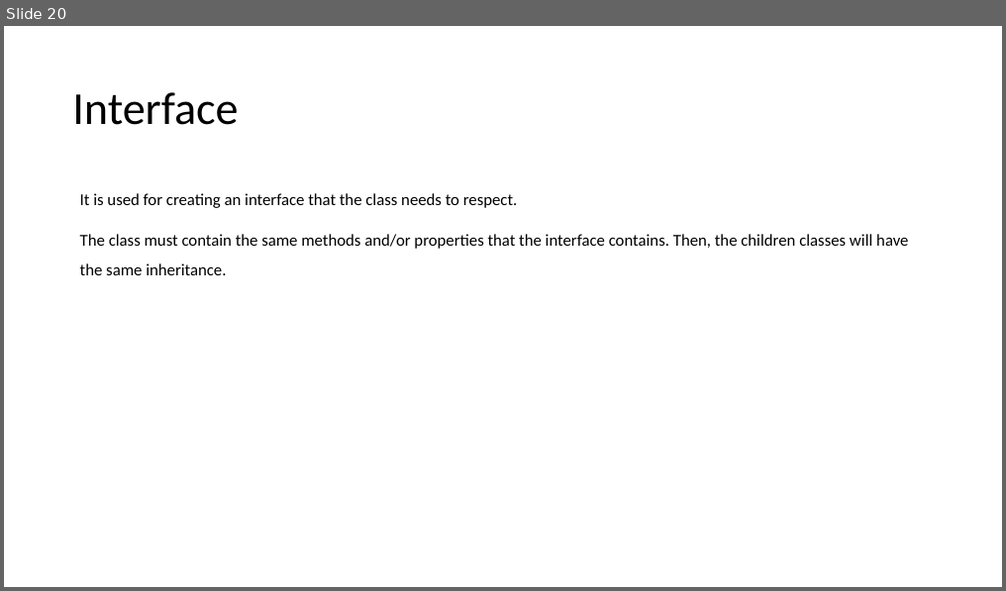
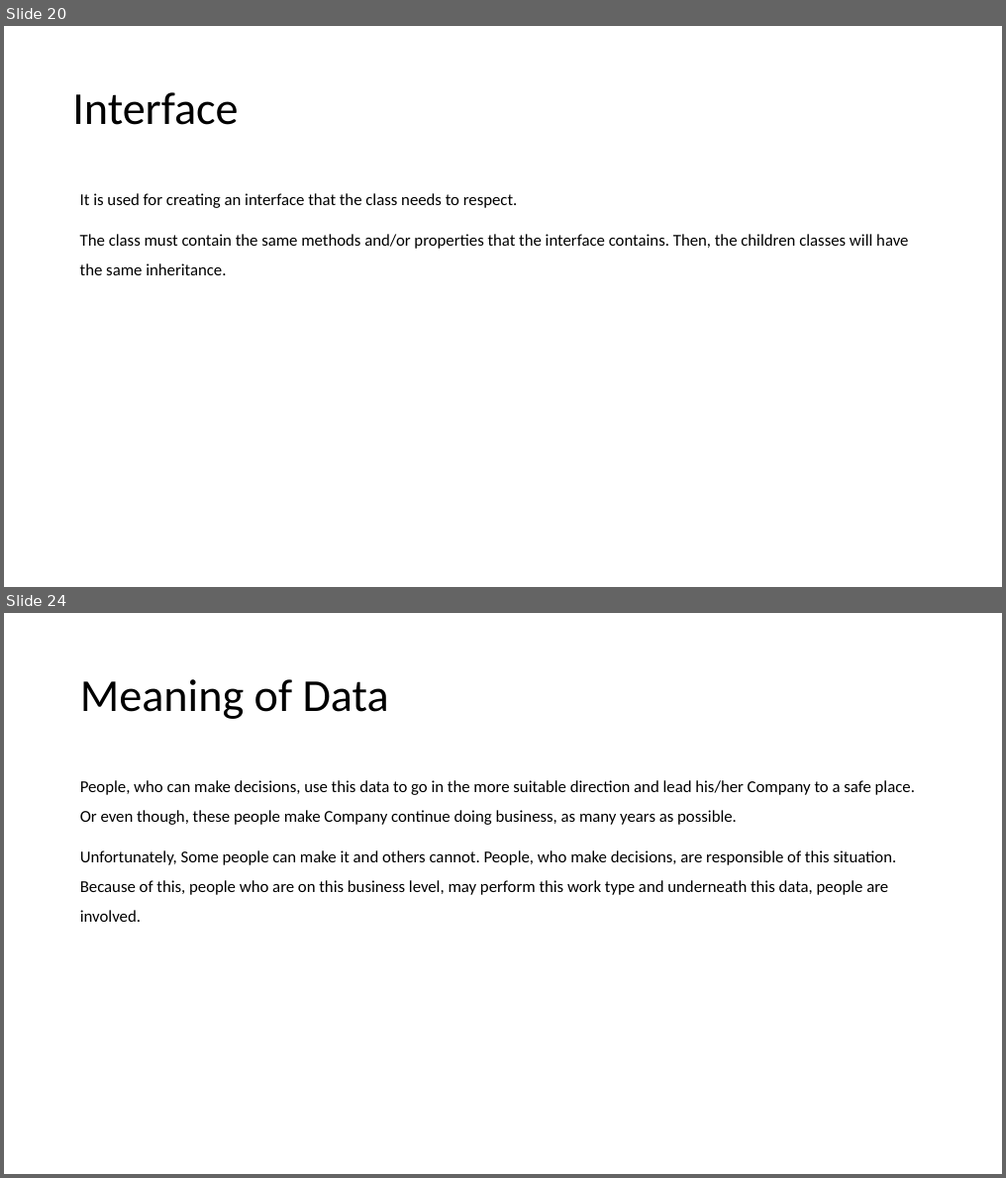
Before and after one commit to abelcondear/course, a slide deck: english/software-engineer.pptx. Shown one above the other, each under a label of ours: slide 20 before the commit, slides 20 and 24 after it; the slides between them are not shown. The pictures are 1006x591 and 1006x1178 pixels, drawn with LibreOffice and Linux fonts; fonts in the diff are those of the drawing. Boxes give left, top, right and bottom in pixels: in the first picture for what was removed or moved away, otherwise in the second. Text is boxed around its words. In the diff, an @@ line names an element or a change of style, - is before the commit and + after.

```diff
--- a/english/software-engineer.pptx
+++ b/english/software-engineer.pptx
@@ slide 24 added at bbox=[4, 613, 1002, 1174], background #FFFFFF @@
@@ title added at bbox=[80, 679, 389, 719], 44 pt, text #000000 @@
+Meaning of Data
@@ text added at bbox=[80, 780, 915, 922], 16 pt, text #000000 @@
+People, who can make decisions, use this data to go in the more suitable direction and lead his/her Company to a safe place. Or even though, these people make Company continue doing business, as many years as possible.
+Unfortunately, Some people can make it and others cannot. People, who make decisions, are responsible of this situation. Because of this, people who are on this business level, may perform this work type and underneath this data, people are involved.
```
Also in this commit, not shown: 22 other slides added, 1 other file.
